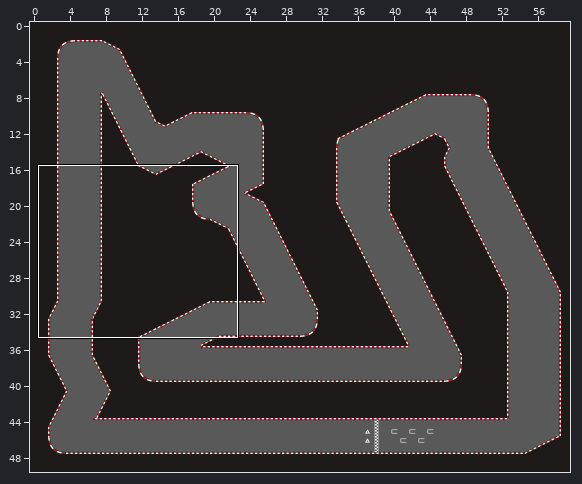
Two versions of a level (Tiled map, Assets/Map/RaceTrack3.tmx). Above: a wide view before the commit, with the close-up outlined.
Close-up. Old version:
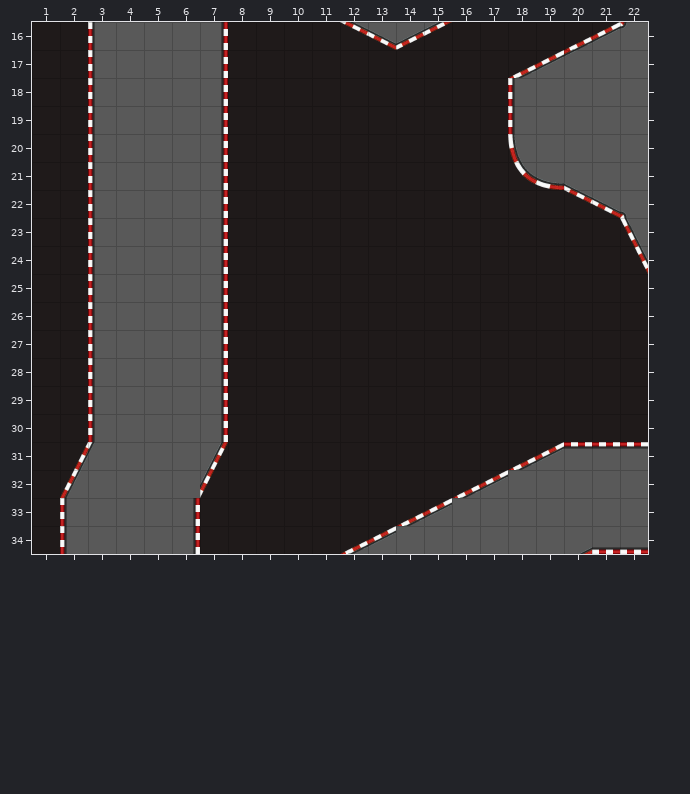
Cells are 128x128 px. Shown: x 1..22, y 16..34. The commit also changed other parts of the map, which this record leaves out.
The same view after the edit:
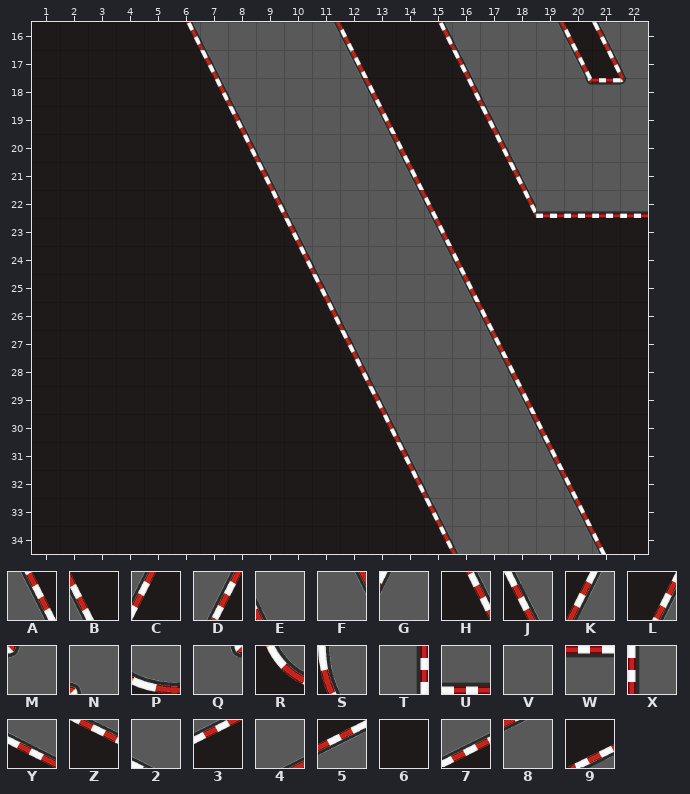
Key: from "spritesheet_tiles": A 2, B 3, C 4, D 5, E 20, F 21, G 23, H 38, J 39, K 40, L 41, M 75, N 76, P 92, Q 93, R 110, S 111, T 166, U 183, V 184, W 185, X 202, Y 254, Z 272, 2 273, 3 290, 4 291, 5 292, 6 305, 7 308, 8 309, 9 310.
_ is an empty cell.
Tiles replaced or removed in this view: 2, 3, 4, 5, 6, 7, 8, 9, C, D, G, H, J, K, L, M, N, P, R, S, T, U, V, W, X, Y, Z.
Diff:
Changed rows in their new state; . is an unchanged cell.
Layer "Map":
first column x 2:
16 .666HEVVVFB66HEVVFBJV
17 .6666JVVVVA...JVVVAHE
18 .6666HEVVVFB..HEV.QWM
19 .66666JVVVVA...JV....
20 .66666HEVVVFB..HE....
21 .66666.JVVVVA...JVV..
22 .66666.HEVVVFB..HUUUU
23 .66666..JVVVVA......6
24 .66666..HEVVVFB.....6
25 .66666...JVVVVA......
26 .66666...HEVVVFB.....
27 .66666....JVVVVA.....
28 .66666....HEVVVFB....
29 .66666.....JVVVVA....
30 .66666.....HEVVVFB...
31 666666......JVVVVA666
32 666666......HEVV.FB66
33 66666.......6J....A66
34 66666.....666HE...FB6
Changed places in both close-ups, as pixel boxes (x1, y1, x2, y2):
changed: (60, 22, 648, 554)
